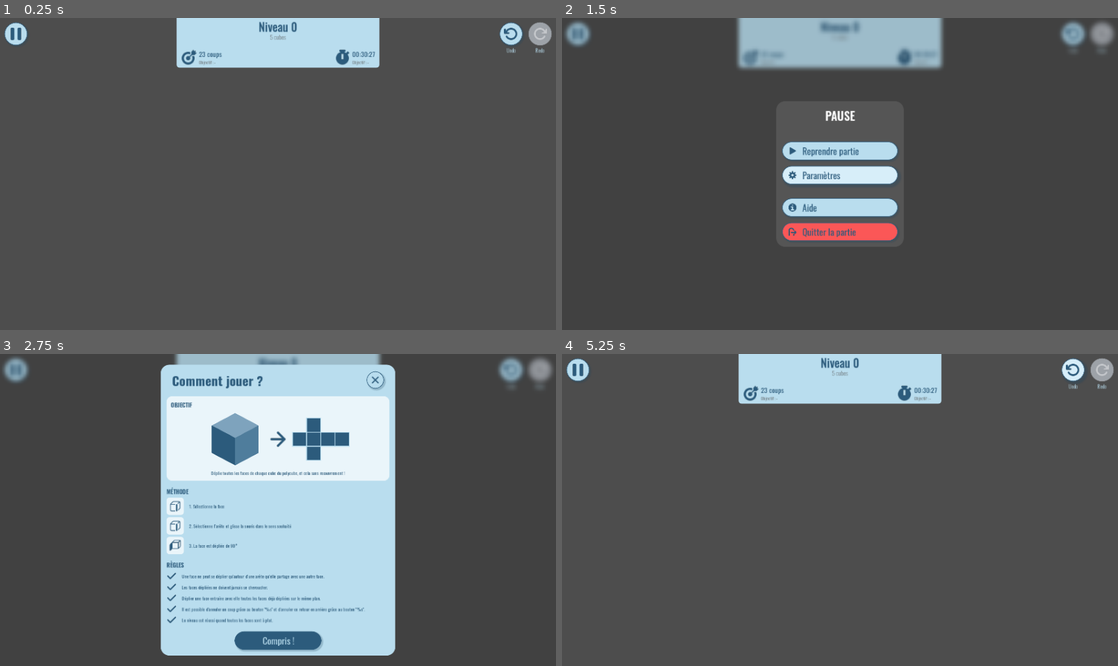
Above: before the commit, frames 1-4 (two rows, left to right).
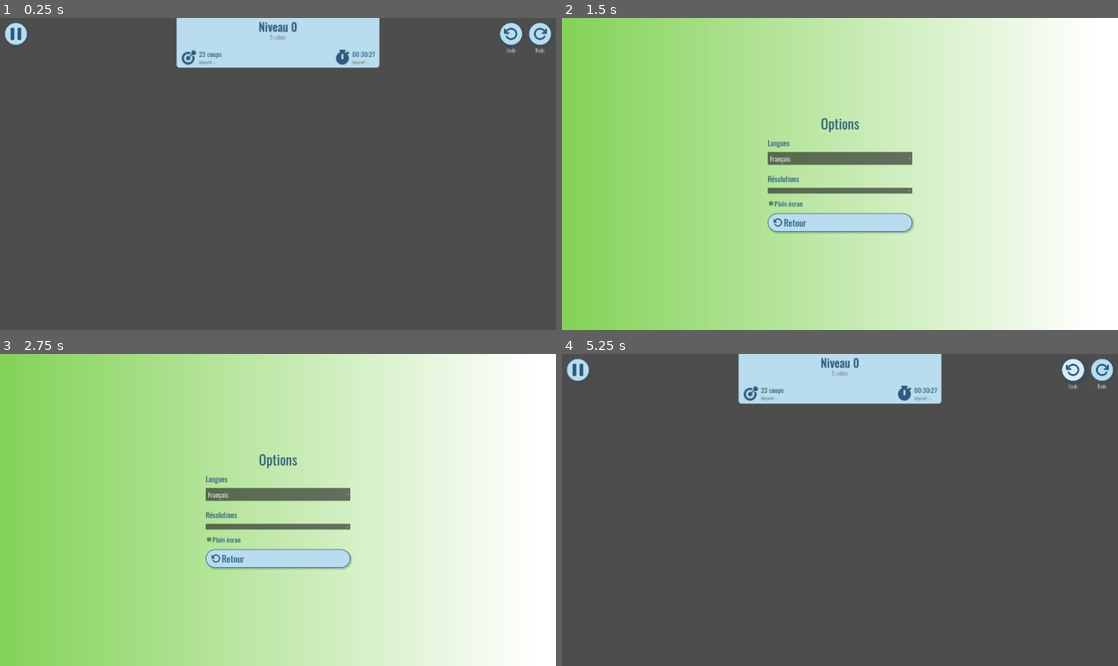
Above: after the commit, the same moments.

Repository: Turnute/PolyFold
Game: Godot game, scene res://scenes/interfaces/GameLevel.tscn
Two runs of this game, one before a commit and one after it. Both use one fixed random seed, a clock stepped at 60 frames per second and the inputs below. Before the commit the project starts from res://scenes/interfaces/Game_Level.tscn.
Inputs (mouse positions are in pixels of both pictures, inside the frame that each line leads up to):
- Up to frame 1 (0.25 s): no input
- Up to frame 2 (1.5 s): click (578, 33) at 0.5 s; click (840, 174) at 1.25 s
- Up to frame 3 (2.75 s): click (278, 544) at 2 s
- Up to frame 4 (5.25 s): click (840, 569) at 2.75 s; click (840, 641) at 3.52 s; click (840, 488) at 4.25 s; click (1073, 369) at 5 s

The runs differ from the first frame. In frame 1, 0.3% of the frame differs, in the area x 95-100%, y 1-9%; in frame 2, 100%, in the area x 0-100%, y 0-100%; in frame 3, 99%; in frame 4, 0.3%.

Commit message:
fix many UI issues + buttons links

Diff:
--- a/polyfold/scenes/interfaces/Game_Level.tscn
+++ b/polyfold/scenes/interfaces/GameLevel.tscn
@@ -91,6 +91,7 @@
 grow_vertical = 2
 size_flags_horizontal = 3
 size_flags_vertical = 3
+mouse_filter = 1
 script = ExtResource("1_hq6jr")
 
 [node name="info_level" type="PanelContainer" parent="." unique_id=355342233]
@@ -250,7 +251,6 @@
 [node name="redo_button" parent="redo" unique_id=1009220721 instance=ExtResource("5_0lshf")]
 custom_minimum_size = Vector2(80, 80)
 layout_mode = 2
-disabled = true
 icon = ExtResource("8_k5pa4")
 
 [node name="redo_text" type="Label" parent="redo" unique_id=597812352]
@@ -260,3 +260,5 @@
 horizontal_alignment = 1
 
 [connection signal="pressed" from="pause_button" to="." method="_on_pause_button_pressed"]
+[connection signal="pressed" from="undo/undo_button" to="." method="_on_undo_button_pressed"]
+[connection signal="pressed" from="redo/redo_button" to="." method="_on_redo_button_pressed"]
--- a/polyfold/scenes/interfaces/Pause_Menu.tscn
+++ b/polyfold/scenes/interfaces/PauseMenu.tscn
@@ -218,7 +218,9 @@
 text = "PAUSE_LEAVE"
 
 [connection signal="pressed" from="Menu/VBoxContainer/Resume_button" to="." method="_on_resume_button_pressed"]
+[connection signal="pressed" from="Menu/VBoxContainer/Settings_button" to="." method="_on_settings_button_pressed"]
 [connection signal="pressed" from="Menu/VBoxContainer/Help_button" to="." method="_on_help_button_pressed"]
+[connection signal="pressed" from="Menu/VBoxContainer/Leave_button" to="." method="_on_leave_button_pressed"]
 
 [editable path="Menu/VBoxContainer/Resume_button"]
 [editable path="Menu/VBoxContainer/Settings_button"]
--- a/polyfold/scripts/camera_3d.gd
+++ b/polyfold/scripts/camera_3d.gd
@@ -11,7 +11,7 @@
 var _pitch: float = 0.0
 
 ## Initial distance between the camera and the target.
-var _distance : float = 2.0
+var _distance : float = 2.5
 
 ## Minimum camera distance from the targeted object.
 var _distance_min : float = 1.0
@@ -85,7 +85,7 @@
 			position_target = _target.to_global(_target.getAveragePos())
 		else :
 			position_target = _target.global_position
-		global_position = (offset+ position_target)
+		global_position = (offset + position_target)
 		look_at(position_target,Vector3.UP)
 
 ## Rotates the camera with Shift + left drag or middle drag.
--- a/polyfold/scripts/interfaces/Menu.gd
+++ b/polyfold/scripts/interfaces/Menu.gd
@@ -1,6 +1,6 @@
 extends Node
 
-const GAME_LEVEL := "res://scenes/interfaces/Game_Level.tscn"
+const GAME_SCENE := "res://scenes/GameScene.tscn"
 const SETTINGS_PAGE := preload("res://scenes/interfaces/Settings.tscn")
 
 @onready var settings_button: Button = %SettingsButton
@@ -11,7 +11,13 @@
 	quit_button.pressed.connect(_on_quit_button_pressed)
 
 func _on_play_button_pressed() -> void:
-	get_tree().change_scene_to_file(GAME_LEVEL)
+	var scene = load(GAME_SCENE)
+	var instance = scene.instantiate()
+	get_tree().change_scene_to_node(instance)
+	var interface = GameLevel.create(instance, 1, "This is a test level", -1, -1)
+	interface.startChrono()
+
+
 
 func _on_settings_button_pressed() -> void:
 	add_child(SETTINGS_PAGE.instantiate())
--- a/polyfold/scripts/interfaces/SettingsPage.gd
+++ b/polyfold/scripts/interfaces/SettingsPage.gd
@@ -1,3 +1,4 @@
+class_name SettingsPage
 extends Control
 
 func _ready() -> void:
--- a/polyfold/scripts/interfaces/game_level.gd
+++ b/polyfold/scripts/interfaces/game_level.gd
@@ -1,7 +1,7 @@
 class_name GameLevel
 extends Control
 
-const GAME_LEVEL_INTERFACE: PackedScene = preload("res://scenes/interfaces/Game_Level.tscn")
+const GAME_LEVEL_INTERFACE: PackedScene = preload("res://scenes/interfaces/GameLevel.tscn")
 
 var temps_ecoule: float = 0.0
 var chrono_is_running: bool = false
@@ -80,6 +80,14 @@
 func _on_pause_button_pressed() -> void:
 	PauseMenu.create(self)
 
+## Function called when the [code]undo_button[/code] button is pressed.
+func _on_undo_button_pressed() -> void:
+	History.undo()
+
+## Function called when the [code]redo_button[/code] button is pressed.
+func _on_redo_button_pressed() -> void:
+	History.redo()
+
 ## Detect if the [code]Escape[/code] is pressed and open the Pause menu.
 func _input(event: InputEvent) -> void:
 	if event.is_action_pressed("ui_cancel"):
--- a/polyfold/scripts/interfaces/help_menu.gd
+++ b/polyfold/scripts/interfaces/help_menu.gd
@@ -3,7 +3,7 @@
 ## This class handles the creation of the [code]Help[/code] interface
 ## as well as the various events associated with the buttons on the menu.
 
-const HELP = preload("res://scenes/interfaces/Help_Menu.tscn")
+const HELP = preload("res://scenes/interfaces/HelpMenu.tscn")
 
 
 ## Create the interface by customizing the fields.
@@ -11,7 +11,7 @@
 ## [br][b]Returns:[/b] [code]Control[/code] - The interface added to the parent
 static func create(parent: Node) -> HelpMenu:
 	var interface: HelpMenu = HELP.instantiate()
-	interface.get_node("%rule_fourth_desc").text = TranslationServer.tr("HELP_RULES_4") % TranslationServer.tr("GAME_LEVEL_UNDO") % TranslationServer.tr("GAME_LEVEL_REDO")
+	interface.get_node("%rule_fourth_desc").text = TranslationServer.tr("HELP_RULES_4") % [TranslationServer.tr("GAME_LEVEL_UNDO"), TranslationServer.tr("GAME_LEVEL_REDO")]
 	parent.add_child(interface)
 	return interface
 
--- a/polyfold/scripts/interfaces/pause_menu.gd
+++ b/polyfold/scripts/interfaces/pause_menu.gd
@@ -3,7 +3,7 @@
 ## This class handles the creation of the [code]Pause[/code] interface
 ## as well as the various events associated with the buttons on the menu.
 
-const PAUSE = preload("res://scenes/interfaces/Pause_Menu.tscn")
+const PAUSE = preload("res://scenes/interfaces/PauseMenu.tscn")
 
 
 ## Create the interface by customizing the fields.
@@ -21,12 +21,23 @@
 	get_tree().paused = false
 	queue_free()
 
+## Function called when the [code]Help_button[/code] button is pressed.
+func _on_help_button_pressed() -> void:
+	HelpMenu.create(self)
+
+## Function called when the [code]Settings_button[/code] button is pressed.
+func _on_settings_button_pressed() -> void:
+	var interface = load("res://scenes/interfaces/Settings.tscn")
+	var instance = interface.instantiate()
+	add_child(instance)
+
+## Function called when the [code]Leave_button[/code] button is pressed.
+func _on_leave_button_pressed() -> void:
+	get_tree().paused = false
+	get_tree().change_scene_to_file("res://scenes/interfaces/Menu.tscn")
+
 ## Detect if the [code]Escape[/code] is pressed and close the menu.
 func _input(event: InputEvent) -> void:
 	if event.is_action_pressed("ui_cancel"):
 		_on_resume_button_pressed()
 		get_viewport().set_input_as_handled()
-
-## Function called when the [code]Help_button[/code] button is pressed.
-func _on_help_button_pressed() -> void:
-	HelpMenu.create(self)
Renamed: polyfold/scenes/interfaces/Help_Menu.tscn -> polyfold/scenes/interfaces/HelpMenu.tscn
